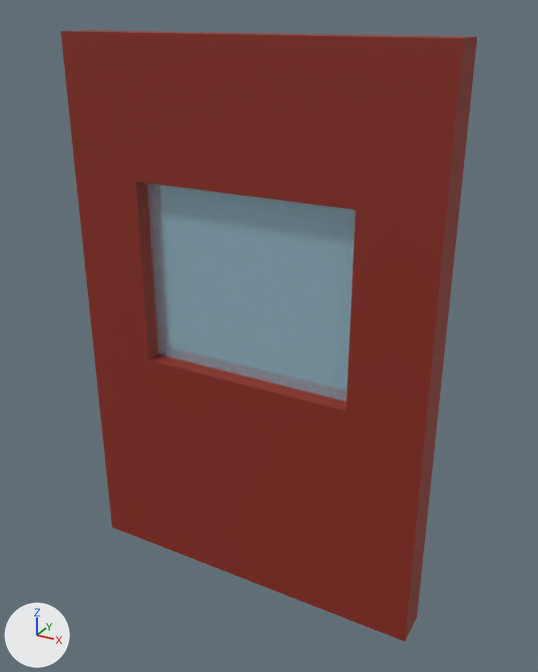
What one commit did to the glTF model assets/kit/wall_window.glb.
One viewpoint serves both versions: a 50 mm lens placed at (2.81, -3.08, 3.1), pointed at (1.08, 0.06, 1.53). Every picture has the same lights, and +X, +Y and +Z are marked at lower left. The first picture is the older version. Objects named as collision shapes, trigger or cutter boxes, shadow casters or lower levels of detail are left out. Where no turn or scale is listed for an object, it has been applied to the vertices. Vertices at exactly the same position are counted once.

Objects in the first picture: 'Wall', 'Window'.
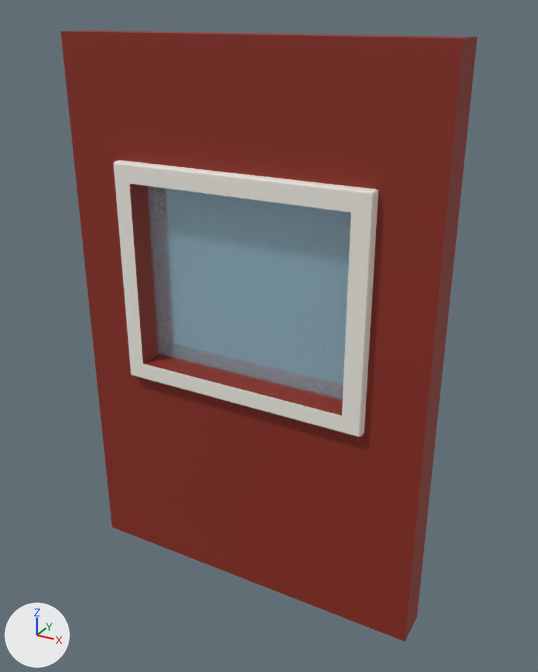
The change, as a list of edits to the scene's bpy script:
```text
Change me_cube_008:
    where me_cube_008.from_pydata(...)  # 16 vertices, 32 faces; spans x 0.0..2.0, y -0.1..0.1, z 0.0..3.0
    used by ob_wall; location = (0.0, 0.0, 0.0)
    me_cube_008 part 1
    me_cube_008.vertices[8].co: (0.4, 0.1, 1.3) -> (0.35, 0.1, 1.25)
    me_cube_008.vertices[9].co: (0.4, 0.1, 2.3) -> (0.35, 0.1, 2.35)
    me_cube_008.vertices[10].co: (1.6, 0.1, 2.3) -> (1.65, 0.1, 2.35)
    me_cube_008.vertices[11].co: (1.6, 0.1, 1.3) -> (1.65, 0.1, 1.25)
    me_cube_008.vertices[12].co: (1.6, -0.1, 1.3) -> (1.65, -0.1, 1.25)  # pixel (346, 411) -> not seen
    me_cube_008.vertices[13].co: (1.6, -0.1, 2.3) -> (1.65, -0.1, 2.35)  # pixel (355, 209) -> not seen
    me_cube_008.vertices[14].co: (0.4, -0.1, 1.3) -> (0.35, -0.1, 1.25)  # pixel (148, 360) -> not seen
    me_cube_008.vertices[15].co: (0.4, -0.1, 2.3) -> (0.35, -0.1, 2.35)  # pixel (135, 181) -> not seen
Add me_cube_002:
    me_cube_002.from_pydata(...)  # 3184 vertices, 6368 faces; spans x 0.0..1.4, y 0.0..0.3, z 0.0..1.2
    me_cube_002.materials.append(mat_kitmat)  # picture img_kitpalette
Add ob_cube_002:
    ob_cube_002 = bpy.data.objects.new('Cube.002', me_cube_002)
    ob_cube_002.location = (0.3, -0.15, 1.2)
```

Pixel boxes (x1, y1, x2, y2) of what changed, in the pictures (538 x 672 px; the box of a moved part takes in the faces that stretch with it):
'Cube.002', added
    after: (114, 160, 378, 437)
part 1 of me_cube_008, moved or reshaped
    both: (110, 156, 385, 451)
